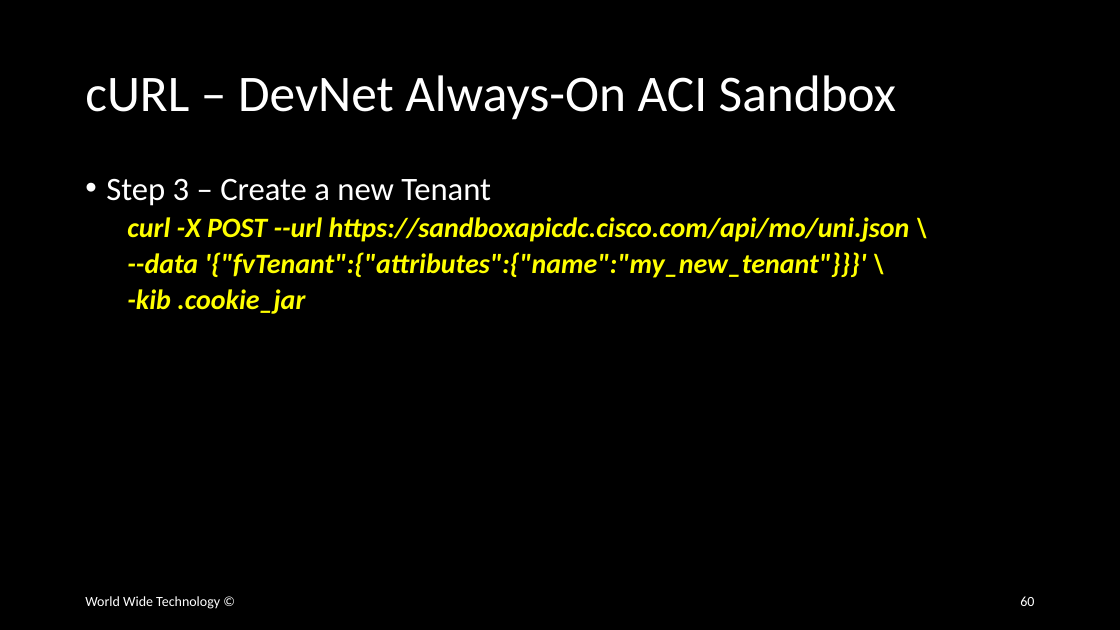
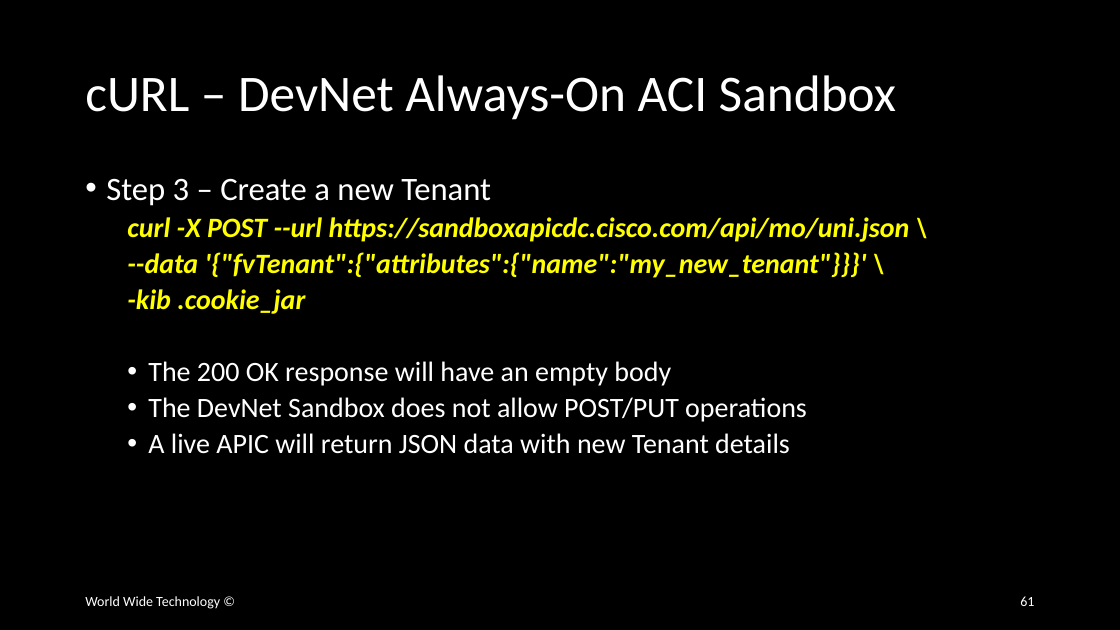
Before and after one commit to wwt/curl-requests-foundations, a slide deck: slide 61 of curl-requests-foundations.pptx (slide 60 before the commit). Drawn at 1120x630 pixels with LibreOffice and Linux fonts; fonts in the diff are those of the drawing. Boxes give left, top, right and bottom in pixels: in the first picture for what was removed or moved away, otherwise in the second. Text is boxed around its words. In the diff, an @@ line names an element or a change of style, - is before the commit and + after.

```diff
--- a/curl-requests-foundations.pptx
+++ b/curl-requests-foundations.pptx
@@ text at (x1=148, y1=361, x2=807, y2=454): paragraphs added @@
+  • The 200 OK response will have an empty body
+  • The DevNet Sandbox does not allow POST/PUT operations
+  • A live APIC will return JSON data with new Tenant details
@@ page number at (x1=1020, y1=596, x2=1034, y2=606): text changed @@
-60
+61
```
Also in this commit, not shown: 10 slides added.
